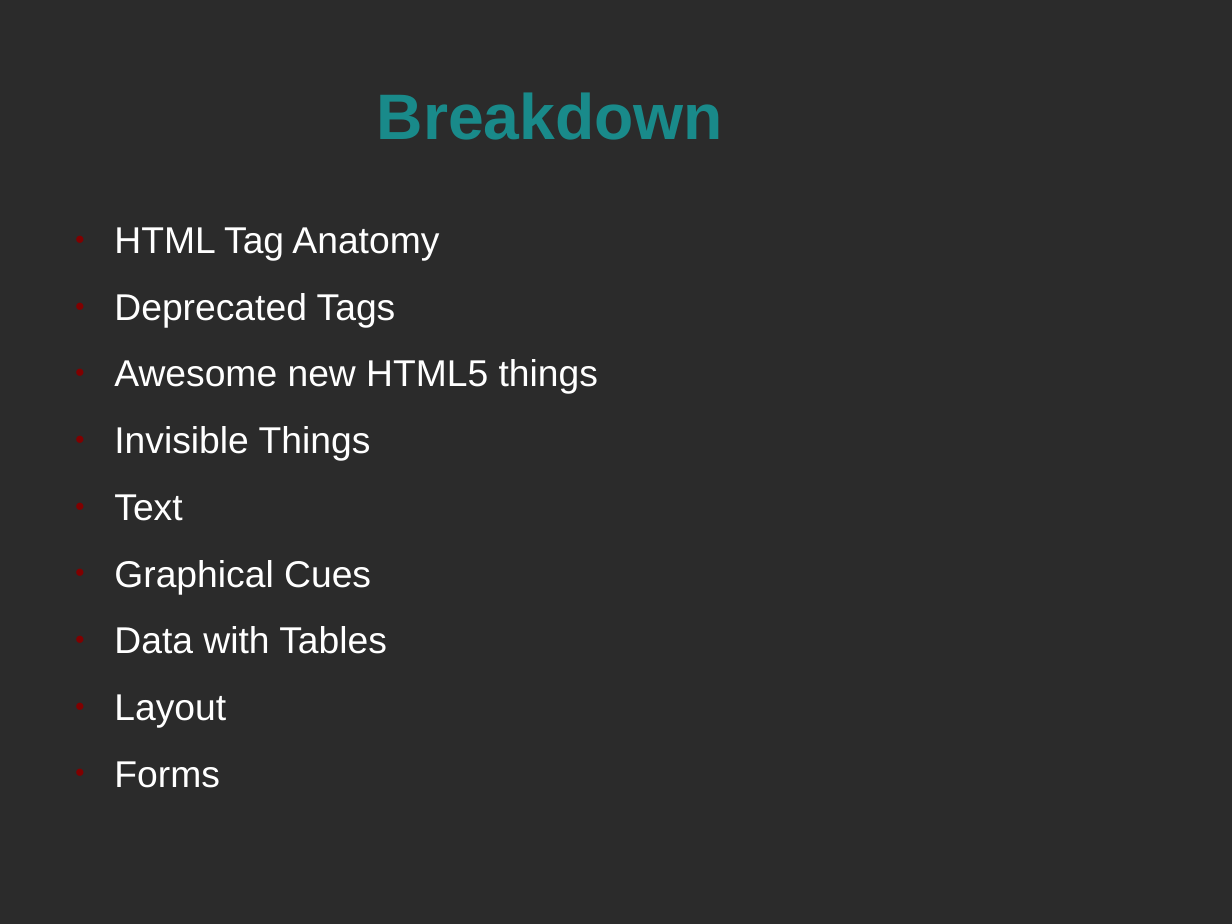
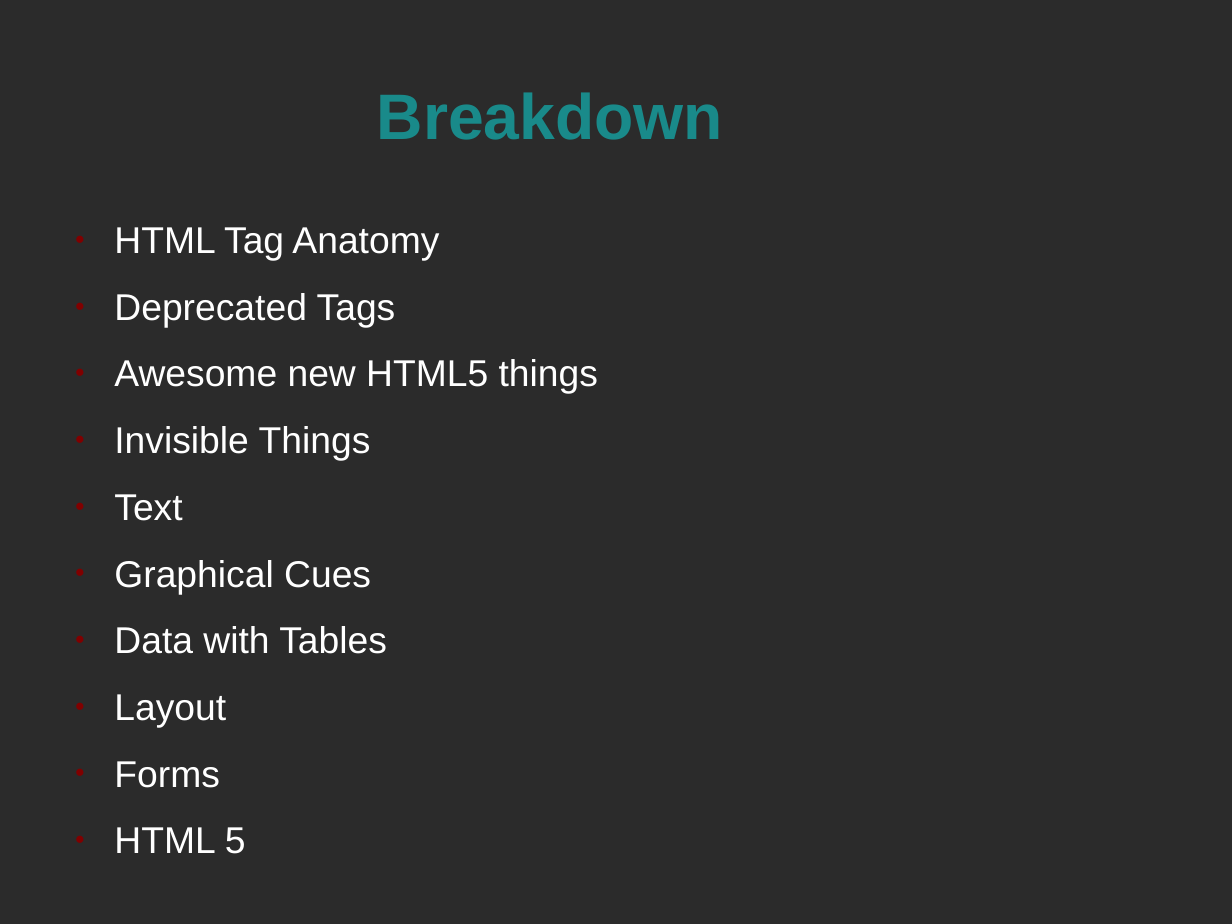
Before and after one commit to spellbindguy/Web-Development, a slide deck: slide 2 of Lectures/03 HTML/HTML.odp (slide 3 before the commit). Drawn at 1232x924 pixels with LibreOffice and Linux fonts; fonts in the diff are those of the drawing; background and template pictures are left out; a plain dark background stands for a picture behind light text. Boxes give left, top, right and bottom in pixels: in the first picture for what was removed or moved away, otherwise in the second. Text is boxed around its words. In the diff, an @@ line names an element or a change of style, - is before the commit and + after.

Commit message:
HTML Lecture slides

```diff
--- a/Lectures/03 HTML/HTML.odp
+++ b/Lectures/03 HTML/HTML.odp
@@ text at [114,827,246,854]: paragraph added @@
+● HTML 5
```
Also in this commit, not shown: 4 other slides changed, 21 slides added, 4 slides removed, 1 other file.
